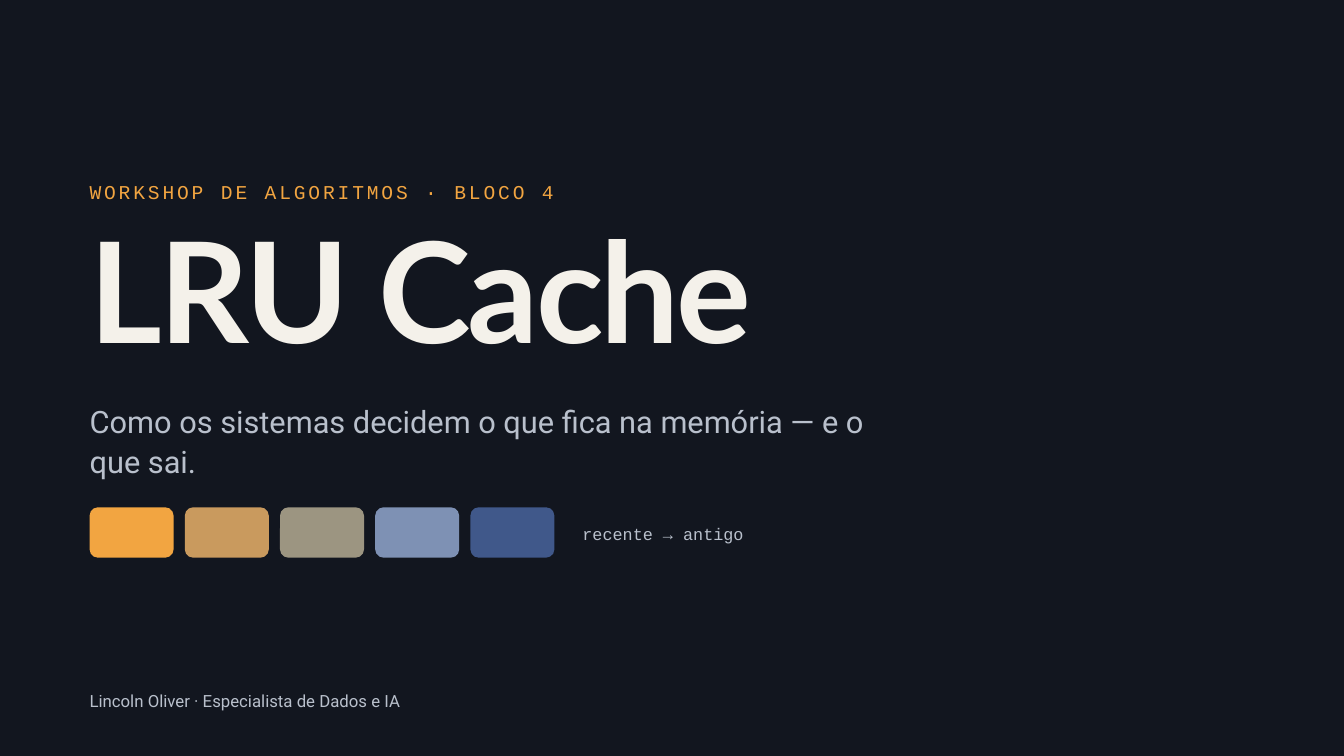
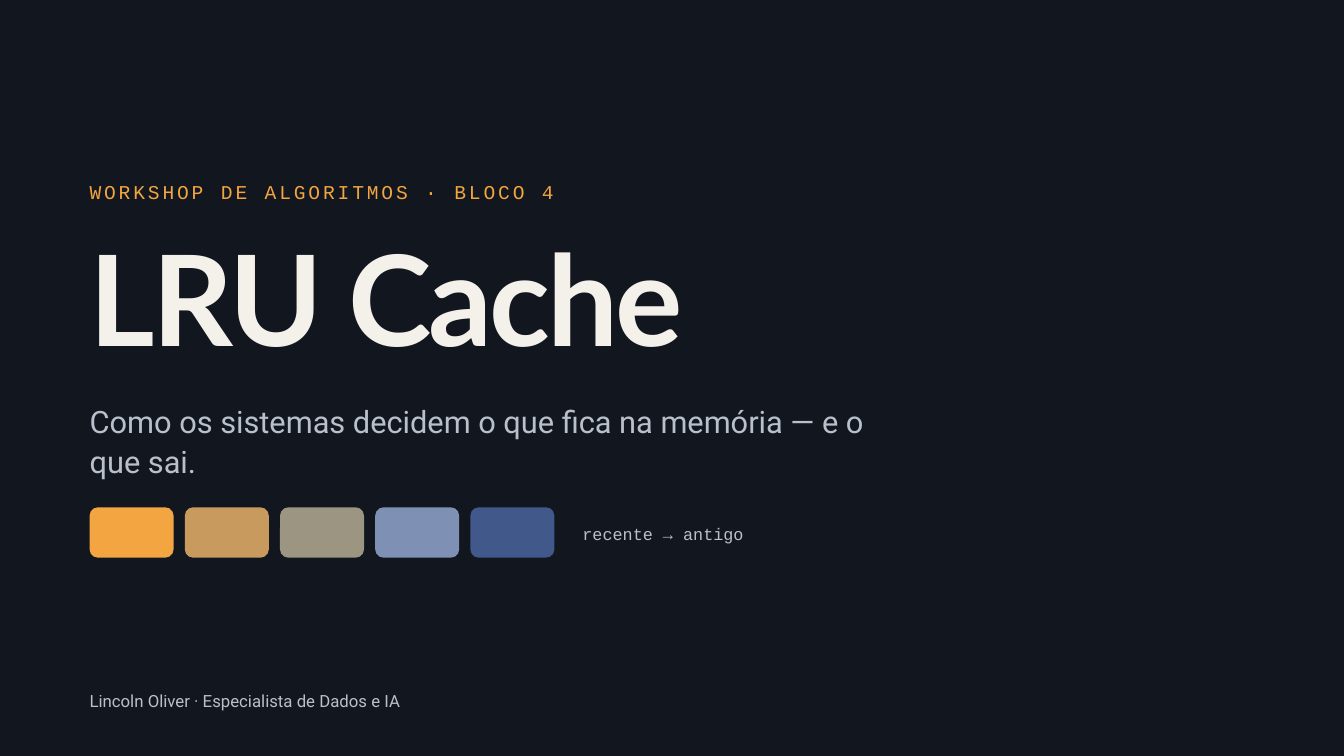
Before and after one commit to lincolnolivr/lru_cache, a slide deck: slide 1 of LRU Cache — Workshop de Algoritmos.pptx. Drawn at 1344x756 pixels with LibreOffice and Linux fonts; fonts in the diff are those of the drawing. Boxes give left, top, right and bottom in pixels: in the first picture for what was removed or moved away, otherwise in the second. Text is boxed around its words. In the diff, an @@ line names an element or a change of style, - is before the commit and + after.

```diff
--- a/LRU Cache — Workshop de Algoritmos.pptx
+++ b/LRU Cache — Workshop de Algoritmos.pptx
@@ title "LRU Cache" at box(90, 252, 683, 347): size 100 to 90 pt @@
```
Also in this commit, not shown: 1 other slide changed, 1 slide added.
